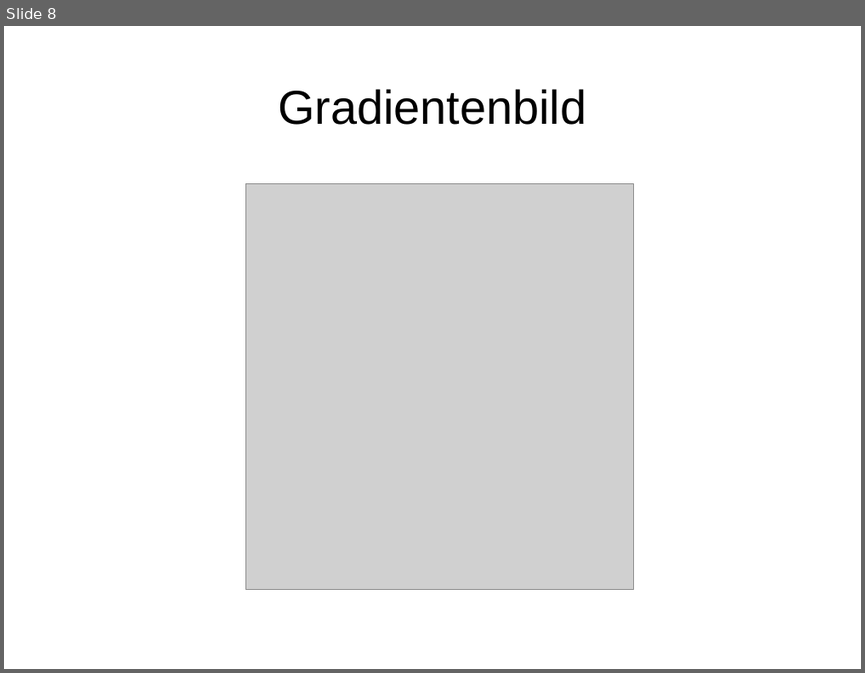
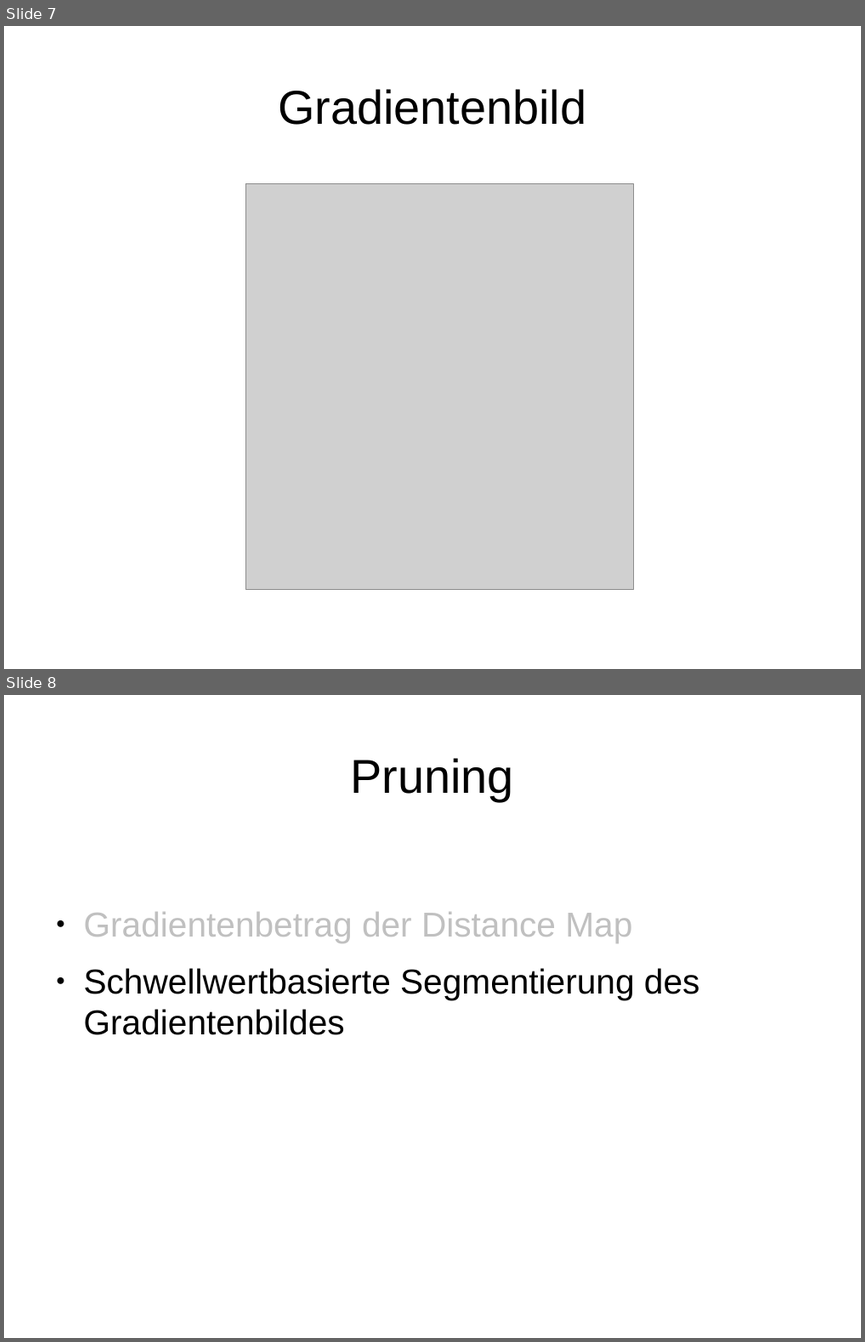
Before and after one commit to sandrellaella/bildverarbeitung, a slide deck: docs/Zwischenstand_1272012.odp. Shown one above the other, each under a label of ours: slide 8 before the commit, slides 7 and 8 after it. The pictures are 865x673 and 865x1342 pixels, drawn with LibreOffice and Linux fonts; fonts in the diff are those of the drawing; grey boxes stand for pictures. Boxes give left, top, right and bottom in pixels: in the first picture for what was removed or moved away, otherwise in the second. Text is boxed around its words. In the diff, an @@ line names an element or a change of style, - is before the commit and + after.

```diff
--- a/docs/Zwischenstand_1272012.odp
+++ b/docs/Zwischenstand_1272012.odp
@@ slide 8 added at <box>4,695,861,1338</box>, background #FFFFFF @@
@@ title added at <box>351,758,514,801</box>, 44 pt, text #000000 @@
+Pruning
@@ text added at <box>84,912,700,1035</box>, 32 pt, text #000000 @@
+● Gradientenbetrag der Distance Map
+● Schwellwertbasierte Segmentierung des Gradientenbildes
@@ what was slide 8 is now slide 7 @@
```
Also in this commit, not shown: 9 slides changed, 4 other slides added, 2 slides removed, 1 other file.
